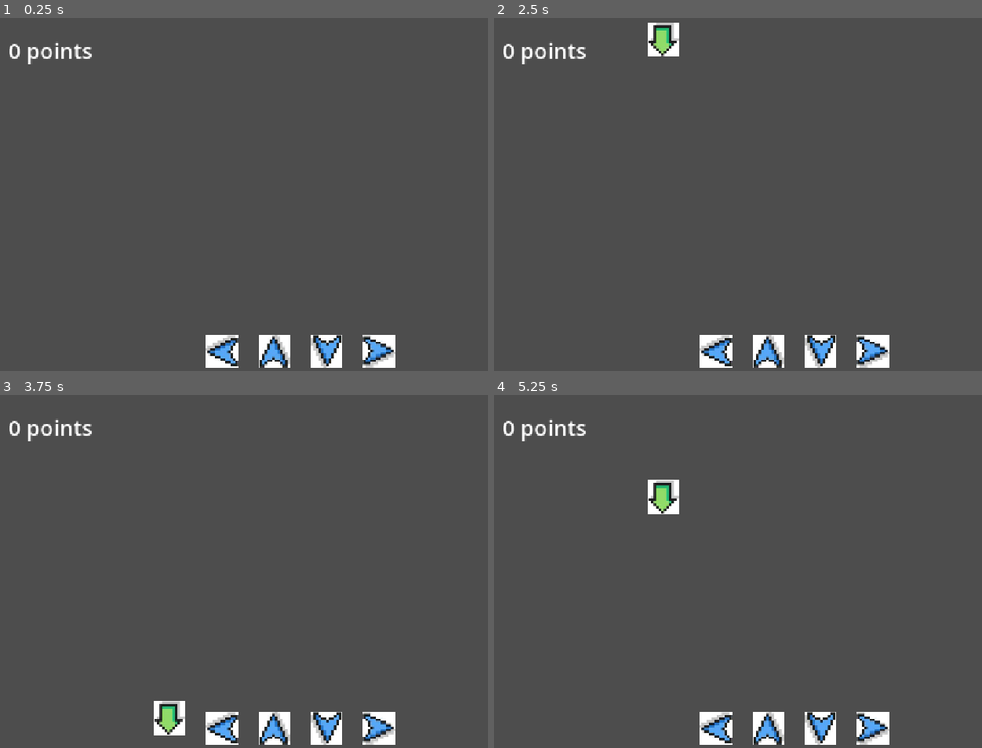
Above: before the commit, frames 1-4 (two rows, left to right).
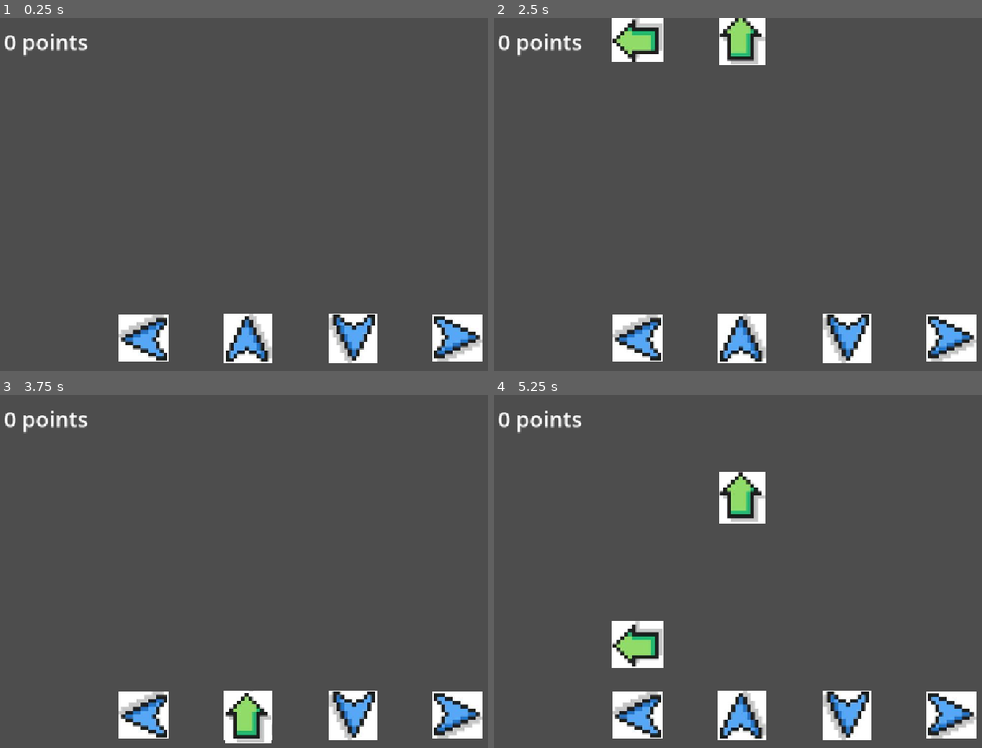
Above: after the commit, the same moments.

Repository: HapKat/Bird-Song
Game: Godot game, scene res://rhythmGame/levels/game_level.tscn
Two runs of this game, one before a commit and one after it. Both use one fixed random seed, a clock stepped at 60 frames per second and the inputs below. This scene is started directly instead of the project's main scene.
Inputs:
- Up to frame 1 (0.25 s): no input
- Up to frame 2 (2.5 s): tap Enter at 0.5, 2 s; hold D (walk_right) 0.53-1.28 s; tap E (interact) at 0.6, 2.1 s; tap Space at 1.25 s; hold S (walk_down) 1.28-2.03 s; tap F (open_logbook) at 1.35 s; hold D (walk_right) from 2.03 s (still down)
- Up to frame 3 (3.75 s): release D (walk_right) at 2.78 s; hold W (walk_up) 2.78-3.53 s; tap F (open_logbook) at 2.85 s; hold A (walk_left) from 3.53 s (still down); tap E (interact) at 3.6 s
- Up to frame 4 (5.25 s): tap Space at 4.25 s; tap F (open_logbook) at 4.35 s; release A (walk_left) at 5.03 s; hold S (walk_down) from 5.03 s (still down); tap E (interact) at 5.1 s

The runs differ from the first frame. In frame 1, 7.4% of the frame differs, in the area x 0-99%, y 4-100%; in frame 2, 10%; in frame 3, 7.7%; in frame 4, 11%.

Commit message:
kinda fixed rhythm game a little

Diff:
--- a/project.godot
+++ b/project.godot
@@ -28,7 +28,7 @@
 
 button_right={
 "deadzone": 0.2,
-"events": [Object(InputEventKey,"resource_local_to_scene":fa …(140 unchanged characters)… d":false,"keycode":0,"physical_keycode":82,"key_label":0,"unicode":114,"location":0,"echo":false,"script":null)
+"events": [Object(InputEventKey,"resource_local_to_scene":fa …(140 unchanged characters)… d":false,"keycode":0,"physical_keycode":69,"key_label":0,"unicode":101,"location":0,"echo":false,"script":null)
 , Object(InputEventKey,"resource_local_to_scene":false,"resource_name":"","device":-1,"window_id":0,"alt_pressed":false …(186 unchanged characters)…
 ]
 }
@@ -40,7 +40,7 @@
 }
 button_down={
 "deadzone": 0.2,
-"events": [Object(InputEventKey,"resource_local_to_scene":fa …(140 unchanged characters)… d":false,"keycode":0,"physical_keycode":69,"key_label":0,"unicode":101,"location":0,"echo":false,"script":null)
+"events": [Object(InputEventKey,"resource_local_to_scene":fa …(140 unchanged characters)… d":false,"keycode":0,"physical_keycode":83,"key_label":0,"unicode":115,"location":0,"echo":false,"script":null)
 , Object(InputEventKey,"resource_local_to_scene":false,"resource_name":"","device":-1,"window_id":0,"alt_pressed":false …(186 unchanged characters)…
 ]
 }
--- a/rhythmGame/kl.gd
+++ b/rhythmGame/kl.gd
@@ -29,13 +29,11 @@
 		if falling_key_queue.front().has_passed:
 			falling_key_queue.pop_front()
 		# If key is pressed, pop falling key from queue front and calc
-		# distance from critical point
 		if Input.is_action_just_pressed(key_name):
 			var key_to_pop: FallingKey = falling_key_queue.pop_front()
+			## calculating distance from kl to calculate score
 			if key_to_pop is FallingKey:
 				var distance_from_pass = abs(key_to_pop.pass_threshold - key_to_pop.global_position.y)
-				print(distance_from_pass)
-
 				if distance_from_pass < perfect_press_threshold:
 					Signas.IncrementScore.emit(perfect_press_score)
 				elif distance_from_pass < great_press_threshold:
@@ -49,17 +47,16 @@
 					pass
 
 				key_to_pop.queue_free()
-
+				## Connect to score
 				var st_inst = score_text.instantiate()
 				get_tree().get_root().call_deferred("add_child", st_inst)
-				print(global_position)
 				st_inst.global_position = global_position
 
 
 func CreatFallingKey():
 	var fk_inst = falling_key.instantiate()
 	add_child(fk_inst)
-	fk_inst.Setup(position.x, global_position.y)
+	fk_inst.Setup(global_position.x, global_position.y)
 
 	falling_key_queue.push_back(fk_inst)
 
--- a/rhythmGame/levels/falling_key.gd
+++ b/rhythmGame/levels/falling_key.gd
@@ -7,16 +7,14 @@
 
 # true if falling key has passed the allowed input frame
 var has_passed: bool = false
-var pass_threshold = 500
+var pass_threshold = 450
 
 func _init():
 	set_process(false)
 
-
 # Called every frame. 'delta' is the elapsed time since the previous frame.
 func _process(delta: float) -> void:
 	global_position += Vector2(0, fall_speed)
-
 	# Find out how long it takes for arrow to reach critical spot
 	if (global_position.y > pass_threshold and !$Timer.is_stopped()):
 		# print($Timer.wait_time - $Timer.time_left)
@@ -25,12 +23,11 @@
 
 
 func Setup(x_pos: float, threshold_y: float) -> void:
-	var target_x = x_pos
-	global_position.x = target_x
-
+	rotation = 0.0
+	flip_h = true
+	global_position.x = x_pos
 	# This is the key Y-coordinate the manager will check against later
 	pass_threshold = threshold_y
-
 	# Set the starting Y position (way off screen)
 	global_position.y = -500
 	set_process(true)
--- a/rhythmGame/levels/game_level.tscn
+++ b/rhythmGame/levels/game_level.tscn
@@ -12,31 +12,35 @@
 zoom = Vector2(3, 3)
 
 [node name="button_down" parent="." instance=ExtResource("1_qc6i3")]
-position = Vector2(80.00001, 480)
+position = Vector2(160, 440)
 rotation = 1.5707964
+scale = Vector2(1.5, 1.5)
 key_name = "button_down"
 
 [node name="button_left" parent="." instance=ExtResource("1_qc6i3")]
-position = Vector2(-240, 480)
+position = Vector2(-480, 440)
 rotation = 3.1415927
+scale = Vector2(1.5, 1.5)
 key_name = "button_left"
 
 [node name="button_right" parent="." instance=ExtResource("1_qc6i3")]
-position = Vector2(240, 480)
+position = Vector2(480, 440)
+scale = Vector2(1.5, 1.5)
 key_name = "button_right"
 
 [node name="button_up" parent="." instance=ExtResource("1_qc6i3")]
-position = Vector2(-80.00001, 480)
+position = Vector2(-160, 440)
 rotation = -1.5707964
+scale = Vector2(1.5, 1.5)
 key_name = "button_up"
 
 [node name="GameUI" parent="." instance=ExtResource("2_sklrn")]
 anchors_preset = 0
 anchor_right = 0.0
 anchor_bottom = 0.0
-offset_left = -520.0
+offset_left = -400.0
 offset_top = -280.0
-offset_right = -472.0
+offset_right = -352.0
 offset_bottom = -232.0
 grow_horizontal = 1
 grow_vertical = 1
--- a/rhythmGame/levels/game_ui.gd
+++ b/rhythmGame/levels/game_ui.gd
@@ -6,7 +6,6 @@
 func _process(_delta):
 	if score >= 1000:
 		$"..".end_game()
-		print("end game now")
 
 func _ready() -> void:
 	Signas.IncrementScore.connect(IncrementScore)
--- a/rhythmGame/levels/game_ui.tscn
+++ b/rhythmGame/levels/game_ui.tscn
@@ -17,10 +17,10 @@
 
 [node name="ScoreLabel" type="RichTextLabel" parent="CanvasLayer"]
 unique_name_in_owner = true
-offset_left = 40.0
-offset_top = 32.0
-offset_right = 336.0
-offset_bottom = 152.0
+offset_left = 32.0
+offset_top = 16.0
+offset_right = 328.0
+offset_bottom = 136.0
 theme_override_fonts/normal_font = SubResource("FontVariation_4uv1i")
 theme_override_font_sizes/normal_font_size = 40
 text = "0 points"
